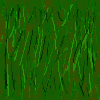
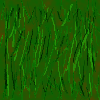
The second 100 × 100 image is a revision of the first. Changes to its layers:
painted on "Layer 1" over (x1=11, y1=28, x2=76, y2=95)
